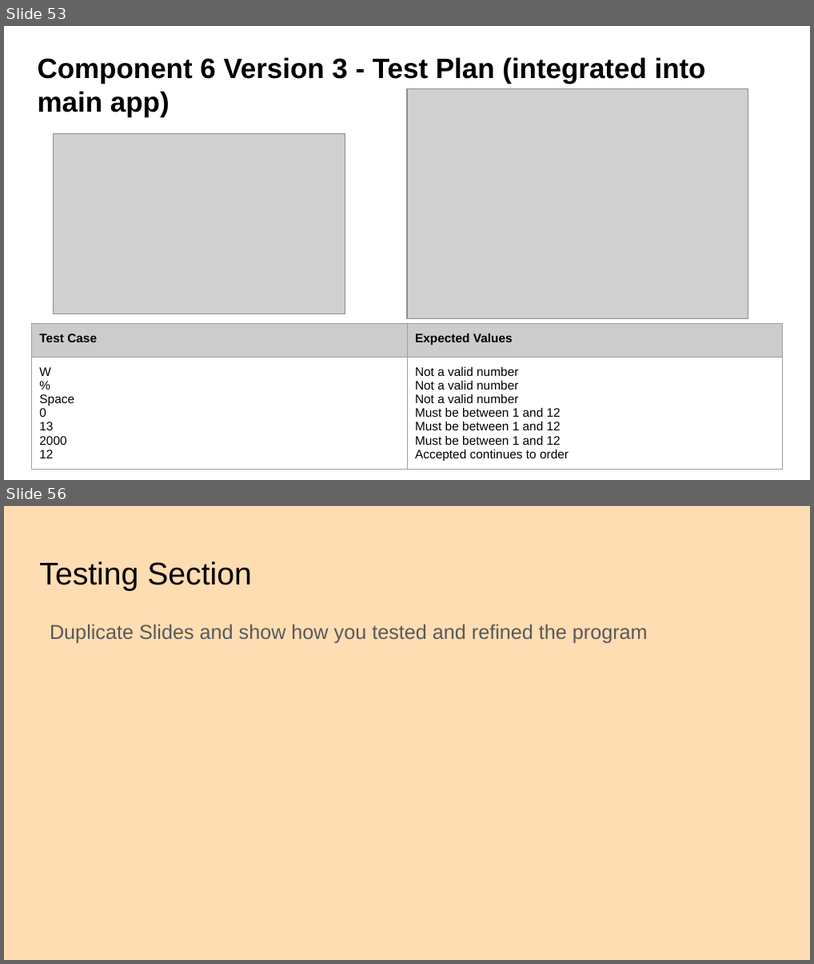
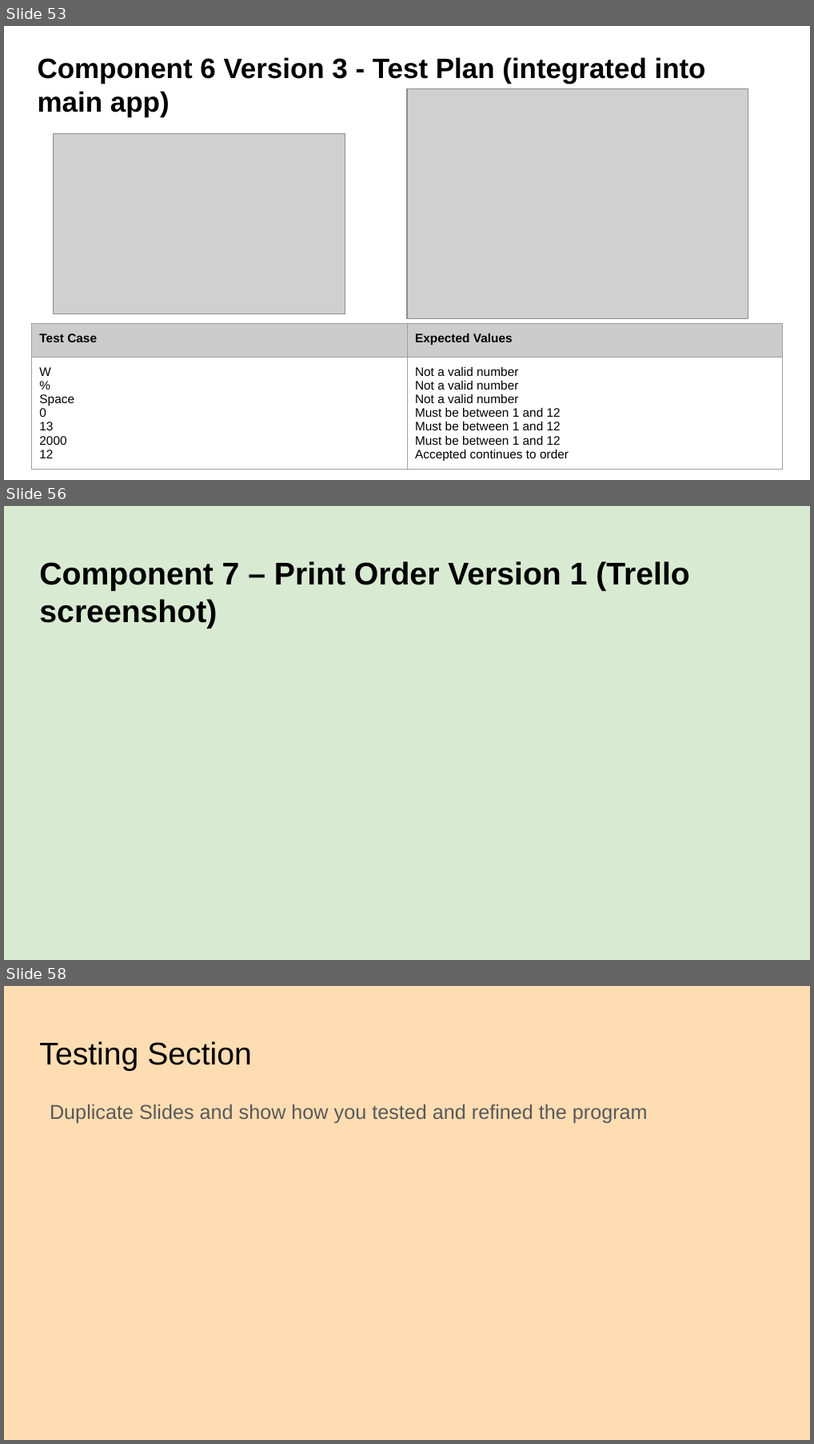
Before and after one commit to danettp/ds_nuts_bot, a slide deck: Danett Pepito - 000_91896 _ 91897 Documentation - 2150400 (Git).pptx. Shown one above the other, each under a label of ours: slides 53 and 56 before the commit, slides 53, 56 and 58 after it; the slides between them are not shown. The pictures are 814x964 and 814x1444 pixels, drawn with LibreOffice and Linux fonts; fonts in the diff are those of the drawing; grey boxes stand for pictures; background and template pictures are left out. Boxes give left, top, right and bottom in pixels: in the first picture for what was removed or moved away, otherwise in the second. Text is boxed around its words. In the diff, an @@ line names an element or a change of style, - is before the commit and + after.

```diff
--- a/Danett Pepito - 000_91896 _ 91897 Documentation - 2150400 (Git).pptx
+++ b/Danett Pepito - 000_91896 _ 91897 Documentation - 2150400 (Git).pptx
@@ slide 56 added at [4,506,810,960], background picture (left out) @@
@@ title added at [39,561,690,628], 28 pt, text #000000, bold @@
+Component 7 – Print Order Version 1 (Trello screenshot)
@@ what was slide 56 is now slide 58 @@
```
Also in this commit, not shown: 2 slides changed, 2 other slides added, 1 slide removed, 1 other file.
